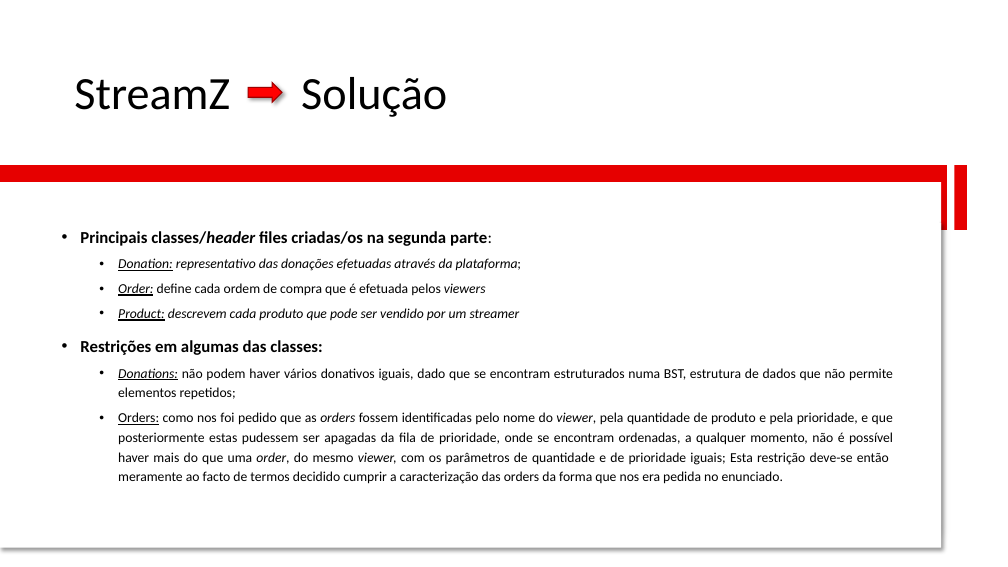
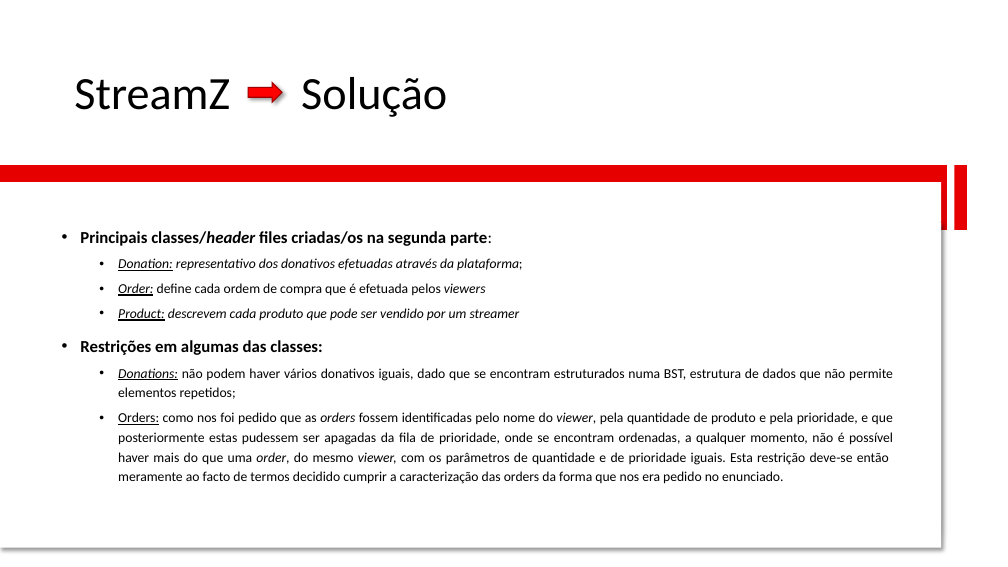
Before and after one commit to lucascalvet/2020_21_AEDA_StreamZ, a slide deck: slide 3 of StreamZ_presentation (part 2).pptx. Drawn at 1008x567 pixels with LibreOffice and Linux fonts; fonts in the diff are those of the drawing. Boxes give left, top, right and bottom in pixels: in the first picture for what was removed or moved away, otherwise in the second. Text is boxed around its words. In the diff, an @@ line names an element or a change of style, - is before the commit and + after.

```diff
--- a/StreamZ_presentation (part 2).pptx
+++ b/StreamZ_presentation (part 2).pptx
@@ text at bbox=[118, 258, 522, 271]: text changed @@
-  • Donation: representativo das donações efetuadas através da plataforma;
+  • Donation: representativo dos donativos efetuadas através da plataforma;
@@ text at bbox=[118, 412, 893, 484]: text changed @@
-  • Orders: como nos foi pedido que as orders fossem identificadas pelo nome do viewer, pela quantidade de produto e pela prioridade, e que posteriormente estas pudessem ser apagadas da fila de prioridade, onde se encontram ordenadas, a qualquer momento, não é possível haver mais do que uma order, do mesmo viewer, com os parâmetros de quantidade e de prioridade iguais; Esta restrição deve-se então meramente ao facto de termos decidido cumprir a caracterização das orders da forma que nos era pedida no enunciado.
+  • Orders: como nos foi pedido que as orders fossem identificadas pelo nome do viewer, pela quantidade de produto e pela prioridade, e que posteriormente estas pudessem ser apagadas da fila de prioridade, onde se encontram ordenadas, a qualquer momento, não é possível haver mais do que uma order, do mesmo viewer, com os parâmetros de quantidade e de prioridade iguais. Esta restrição deve-se então meramente ao facto de termos decidido cumprir a caracterização das orders da forma que nos era pedido no enunciado.
```
Also in this commit, not shown: 6 other slides changed, 6 other files.
